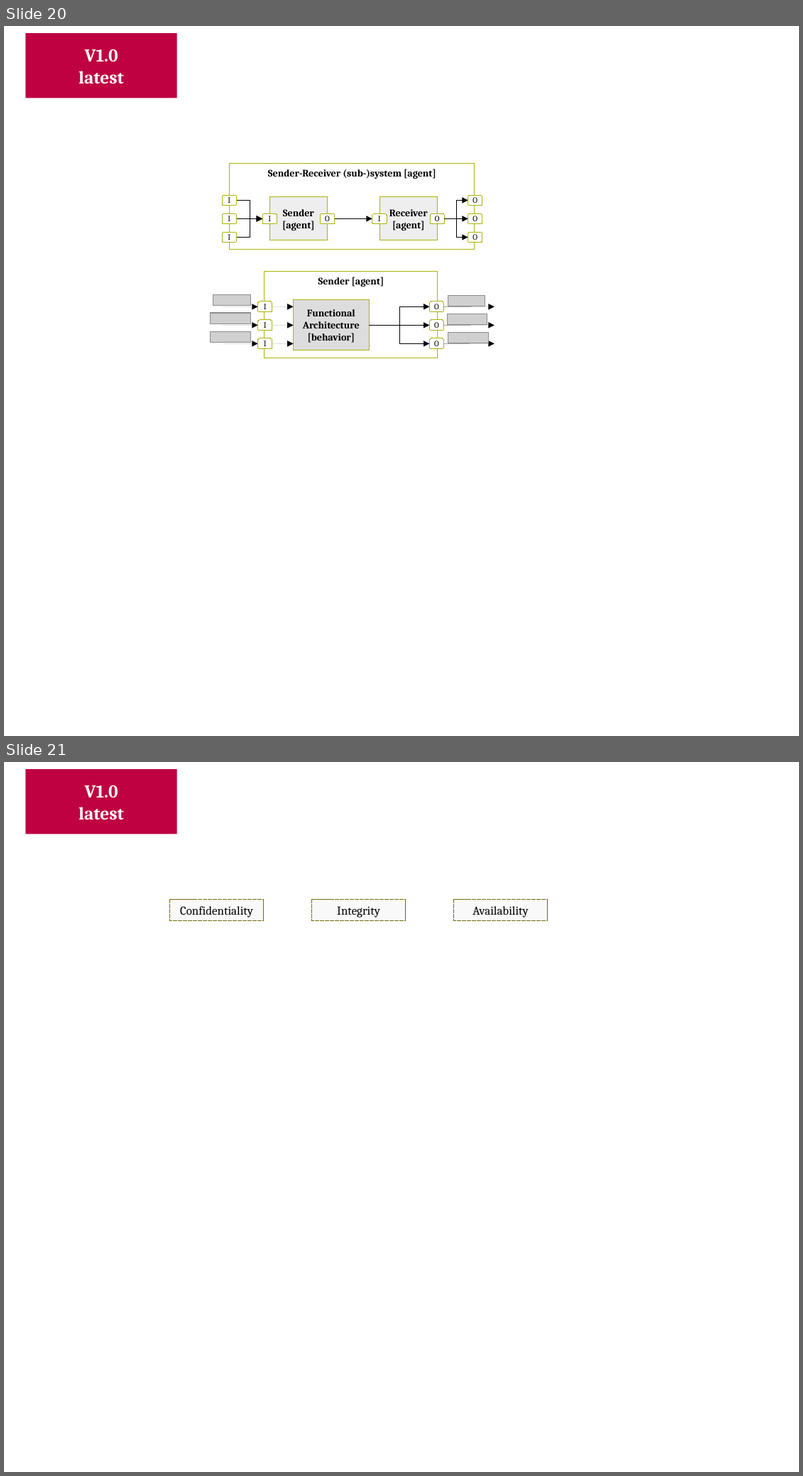
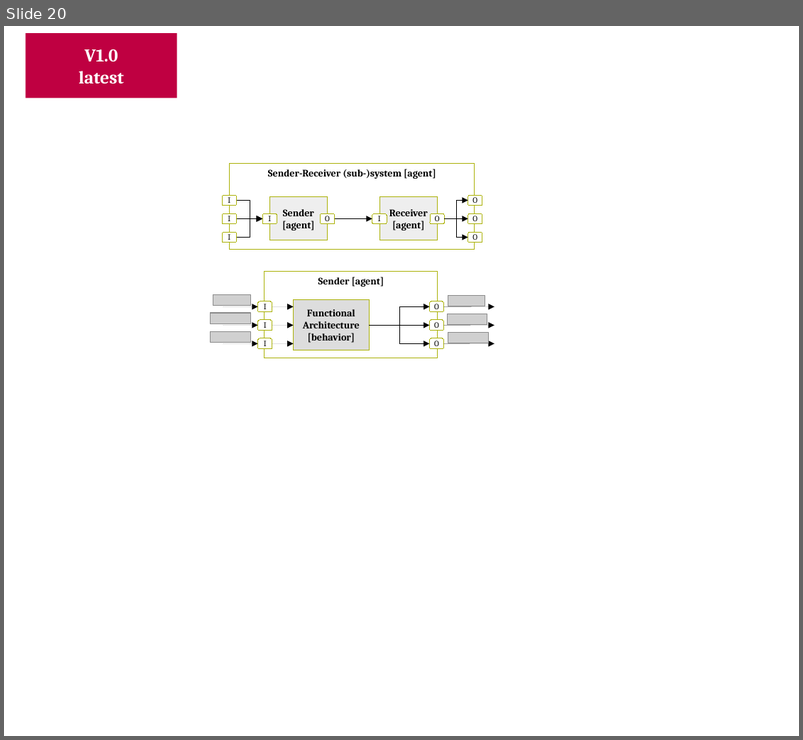
Before and after one commit to v-research/cybersecurity, a slide deck: images/v-research_images_v1.0.odp. Shown one above the other, each under a label of ours: slides 20 and 21 before the commit, slide 20 after it. The pictures are 803x1476 and 803x740 pixels, drawn with LibreOffice and Linux fonts; fonts in the diff are those of the drawing; grey boxes stand for pictures; background and template pictures are left out. Boxes give left, top, right and bottom in pixels: in the first picture for what was removed or moved away, otherwise in the second. Text is boxed around its words. In the diff, an @@ line names an element or a change of style, - is before the commit and + after.

```diff
--- a/images/v-research_images_v1.0.odp
+++ b/images/v-research_images_v1.0.odp
@@ slide 21 removed at (4, 762, 799, 1472), background #FFFFFF @@
@@ rectangle removed at (25, 769, 177, 834) @@
-V1.0
-latest
@@ rectangle removed at (170, 899, 264, 921) @@
-Confidentiality
@@ rectangle removed at (312, 899, 406, 921) @@
-Integrity
@@ rectangle removed at (454, 899, 548, 921) @@
-Availability
```
Also in this commit, not shown: 1 slide added, 6 other files.
